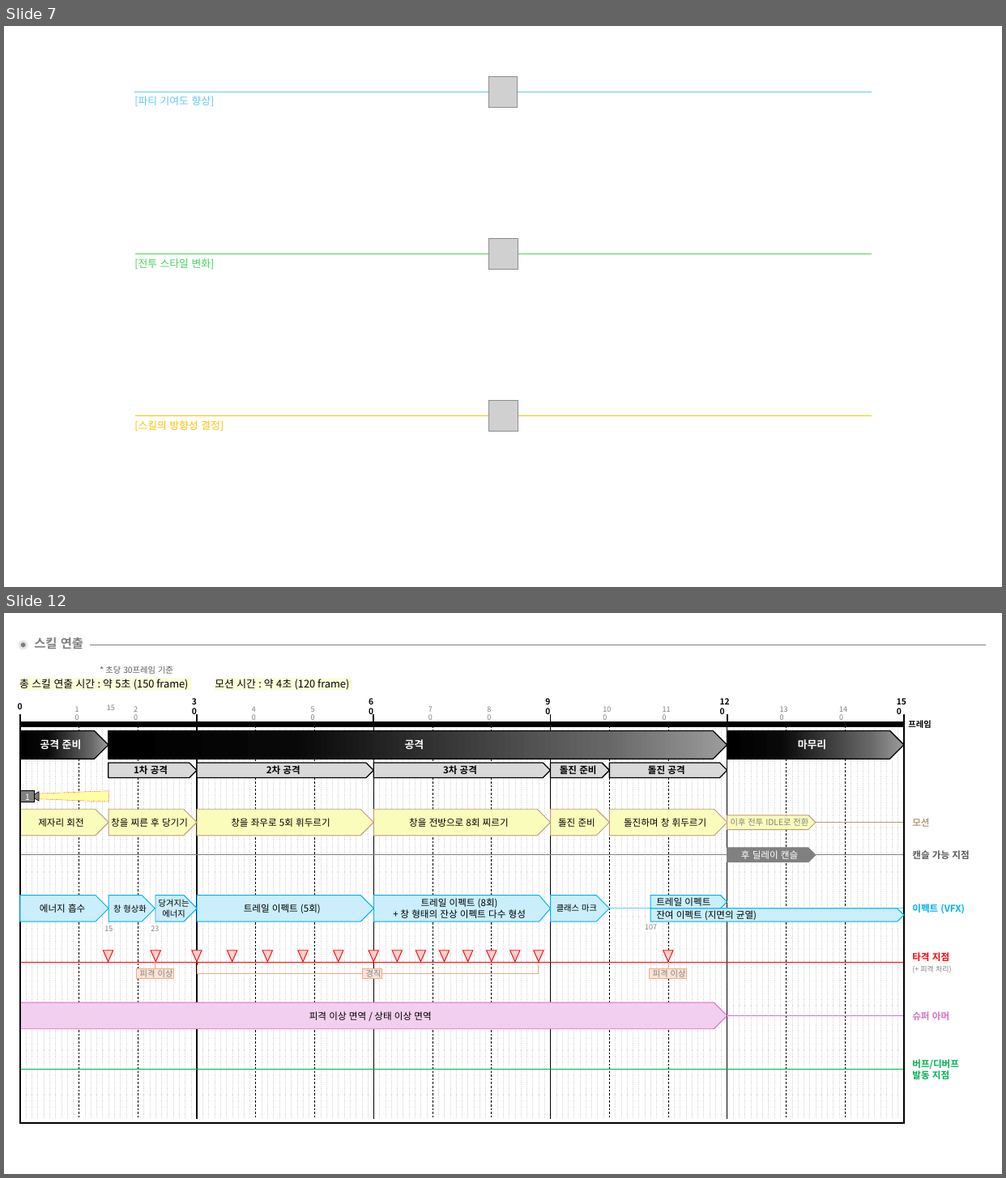
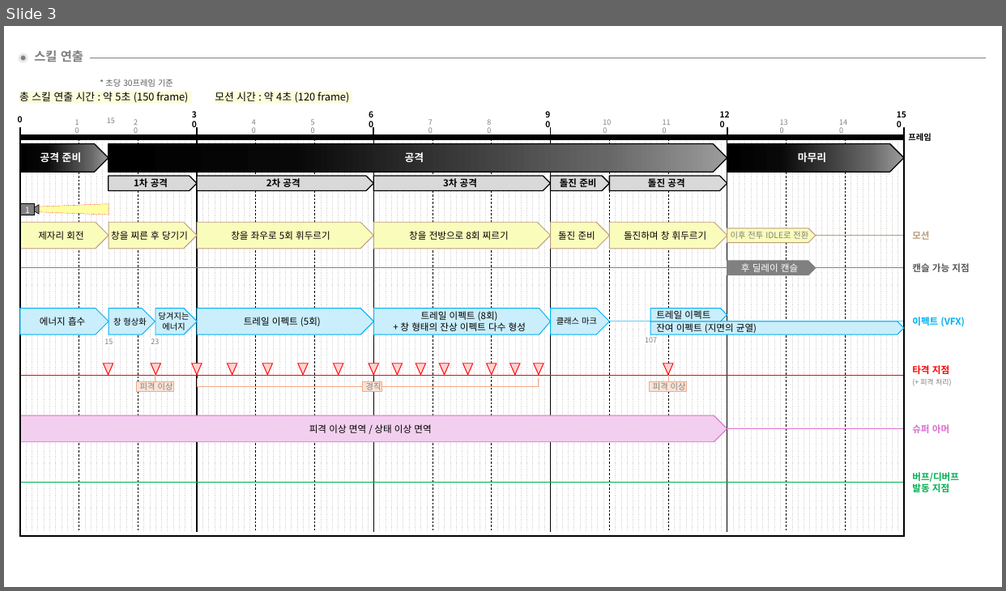
Before and after one commit to hjs0913/GameDesign, a slide deck: 로스트아크/창술사 역기획/스킬/[난무 스킬] 청룡진.pptx. Shown one above the other, each under a label of ours: slides 7 and 12 before the commit, slide 3 after it; the slides between them are not shown. The pictures are 1006x1178 and 1006x591 pixels, drawn with LibreOffice and Linux fonts; fonts in the diff are those of the drawing; grey boxes stand for pictures. Boxes give left, top, right and bottom in pixels: in the first picture for what was removed or moved away, otherwise in the second. Text is boxed around its words. In the diff, an @@ line names an element or a change of style, - is before the commit and + after.

```diff
--- a/로스트아크/창술사 역기획/스킬/[난무 스킬] 청룡진.pptx
+++ b/로스트아크/창술사 역기획/스킬/[난무 스킬] 청룡진.pptx
@@ slide 7 removed at (4,26,1002,587), background #FFFFFF @@
@@ text removed at (134,96,215,106) @@
-[파티 기여도 향상]
@@ line removed from (135, 92) to (872, 92) @@
@@ picture removed at (488,77,518,108) @@
@@ picture removed at (489,238,518,269) @@
@@ text removed at (134,258,215,269) @@
-[전투 스타일 변화]
@@ line removed from (135, 254) to (872, 254) @@
@@ picture removed at (489,401,518,432) @@
@@ text removed at (134,420,224,432) @@
-[스킬의 방향성 결정]
@@ line removed from (135, 416) to (872, 416) @@
@@ what was slide 12 is now slide 3 @@
```
Also in this commit, not shown: 2 slides changed, 8 other slides removed, 1 other file.
